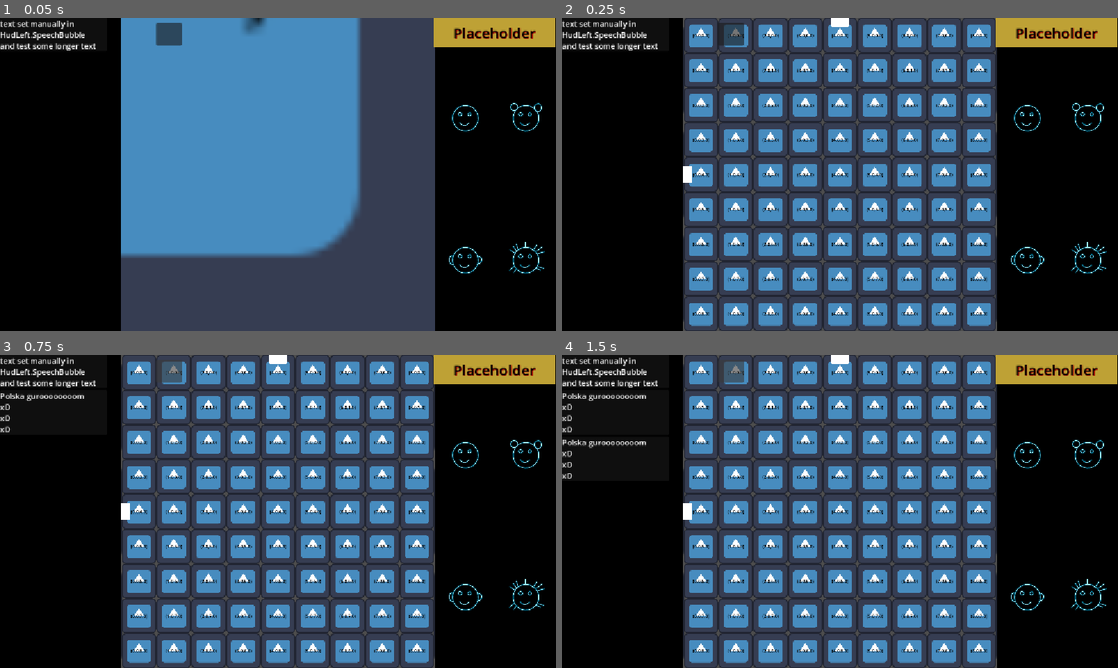
Above: before the commit, frames 1-4 (two rows, left to right).
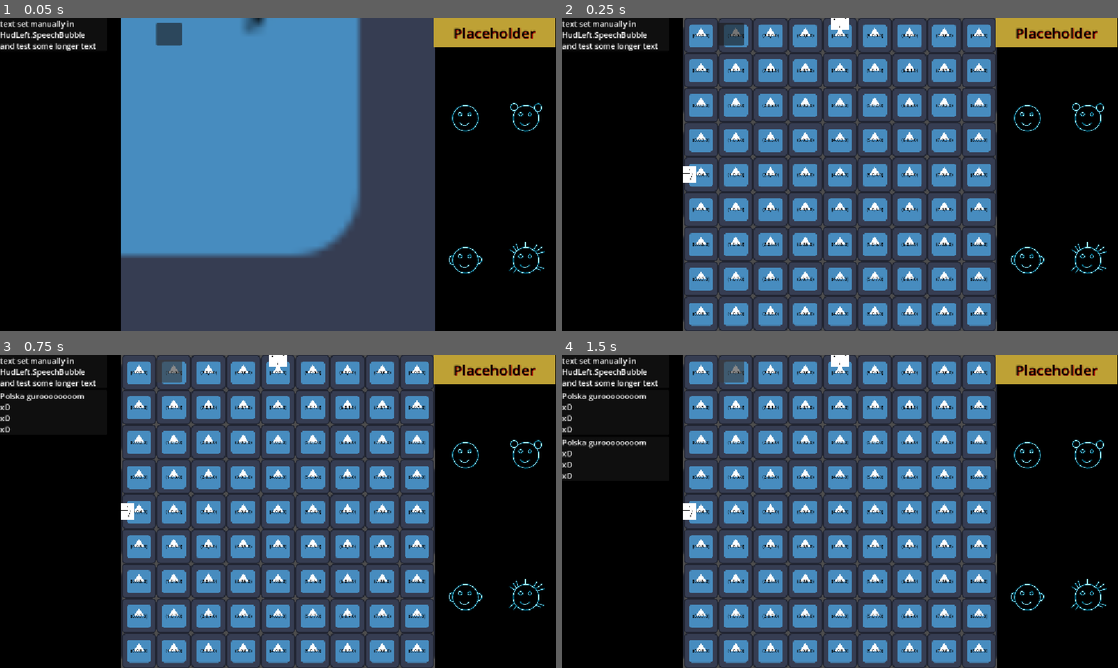
Above: after the commit, the same moments.

Repository: Wallted/ldjam-60
Game: Godot game, scene res://main.tscn
Two runs of this game, one before a commit and one after it. Both use one fixed random seed, a clock stepped at 60 frames per second and the inputs below. The engine's default icon, where the game draws it, is replaced by a stand-in: a white triangle on a blue panel in a dark square.
Inputs (mouse positions are in pixels of both pictures, inside the frame that each line leads up to):
- Up to frame 1 (0.05 s): no input
- Up to frame 2 (0.25 s): no input
- Up to frame 3 (0.75 s): click (166, 370) at 0.5 s
- Up to frame 4 (1.5 s): click (728, 370) at 1.25 s

Frame 1 is identical in both runs. In frame 2, less than 0.1% of the frame differs, in the area x 21-52%, y 0-53%; in frame 3, less than 0.1%; in frame 4, less than 0.1%.

Commit message:
feature: add door orientation, use is as tile property
Signed-off-by: Grzegorz Choinski <grzegorzchoinski97@gmail.com>

Diff:
--- a/game/door.gd
+++ b/game/door_resource.gd
@@ -6,4 +6,4 @@
 @export
 var side: Enums.Direction
 @export
-var face_inside: bool
+var orientation: Enums.Direction
--- a/game/game.tscn
+++ b/game/game.tscn
@@ -4,33 +4,37 @@
 [ext_resource type="Script" uid="uid://bc6tax3l3nwu8" path="res://game/game.gd" id="1_fc0e3"]
 [ext_resource type="Script" uid="uid://crrlec2d1bx6b" path="res://game/room_manager.gd" id="3_7jktm"]
 [ext_resource type="PackedScene" uid="uid://h802i5fumcjv" path="res://game/game_room.tscn" id="3_ryrav"]
-[ext_resource type="Script" uid="uid://5qdsl01hgnkk" path="res://game/door.gd" id="4_ryrav"]
+[ext_resource type="Script" uid="uid://5qdsl01hgnkk" path="res://game/door_resource.gd" id="4_ryrav"]
 
 [sub_resource type="Resource" id="Resource_bvpig"]
 script = ExtResource("4_ryrav")
-coord = Vector2(0, 1)
+coord = Vector2(0, 4)
 side = 3
+orientation = 2
 metadata/_custom_type_script = "uid://5qdsl01hgnkk"
 
 [sub_resource type="Resource" id="Resource_m75es"]
 script = ExtResource("4_ryrav")
+coord = Vector2(1, 0)
 metadata/_custom_type_script = "uid://5qdsl01hgnkk"
 
 [sub_resource type="Resource" id="Resource_fc0e3"]
 script = ExtResource("4_ryrav")
-coord = Vector2(2, 2)
+coord = Vector2(7, 8)
 side = 1
+orientation = 1
 metadata/_custom_type_script = "uid://5qdsl01hgnkk"
 
 [sub_resource type="Resource" id="Resource_fhkfd"]
 script = ExtResource("4_ryrav")
-coord = Vector2(1, 0)
+coord = Vector2(4, 0)
 metadata/_custom_type_script = "uid://5qdsl01hgnkk"
 
 [sub_resource type="Resource" id="Resource_7jktm"]
 script = ExtResource("4_ryrav")
-coord = Vector2(0, 1)
+coord = Vector2(0, 4)
 side = 3
+orientation = 2
 metadata/_custom_type_script = "uid://5qdsl01hgnkk"
 
 [node name="Game" type="Node2D" unique_id=1995553335]
--- a/game/game_room.gd
+++ b/game/game_room.gd
@@ -61,16 +61,12 @@
 		i+=1
 
 func _setup_doors() -> void:
-	var step = 3.0 # todo: magic number
-	for door in doors:
-		var _door_txt = Sprite2D.new()
-		_door_txt.modulate *= 10.0 # todo: remove
-		_door_txt.texture = load('res://icon.svg') # todo: remove
-		_door_txt.position -= room_size / 2.0
-		_door_txt.position += room_size / step * door.coord + room_size / (step * 2.0)
-		_door_txt.scale /= grid_size * 2.0
-		_door_txt.position += room_size / (step * 2.0) * Enums.get_direction(door.side)
-		add_child(_door_txt)
+	for _door in doors:
+		var _tile = get_tile(_door.coord)
+		_tile.enable_door(
+			Enums.get_direction(_door.side),
+			Enums.get_direction(_door.orientation),
+		)
 
 func get_size() -> Vector2:
 	return room_size * scale
--- a/game/game_room.tscn
+++ b/game/game_room.tscn
@@ -29,6 +29,8 @@
 material = SubResource("ShaderMaterial_hw3im")
 texture = SubResource("PlaceholderTexture2D_q1pj5")
 
+[node name="Door" type="Node2D" parent="." unique_id=1761462363]
+
 [connection signal="input_event" from="RoomArea" to="." method="_on_room_area_input_event"]
 [connection signal="mouse_entered" from="RoomArea" to="." method="_on_room_area_mouse_entered"]
 [connection signal="mouse_exited" from="RoomArea" to="." method="_on_room_area_mouse_exited"]
--- a/game/tile.gd
+++ b/game/tile.gd
@@ -2,8 +2,24 @@
 class_name Tile
 
 var coords: Vector2
-var covered: bool
-@onready var label: Label = $Label
+
+var _door_orientation: Vector2
+
+@onready
+var door: Sprite2D = $Door
+@onready
+var tile_sprite: Sprite2D = $TileSprite
+@onready
+var label: Label = $Label
 
 func _ready() -> void:
 	label.text = "(%s,%s)" % [coords.x, coords.y]
+
+func is_door() -> bool:
+	return _door_orientation != Vector2.ZERO
+
+func enable_door(_side: Vector2, _orientation: Vector2) -> void:
+	door.visible = true
+	_door_orientation = _orientation
+	door.rotate(PI/2.0 + _orientation.angle())
+	door.position = _side * tile_sprite.texture.get_size() / 2.5
--- a/game/tile.tscn
+++ b/game/tile.tscn
@@ -2,6 +2,7 @@
 
 [ext_resource type="Script" uid="uid://cv65d2wydb8pp" path="res://game/tile.gd" id="1_7cios"]
 [ext_resource type="Texture2D" uid="uid://rcf51jdb0ww7" path="res://icon.svg" id="1_ddu76"]
+[ext_resource type="Texture2D" uid="uid://gqkasd3rhpw2" path="res://img/door.png" id="3_ifppd"]
 
 [sub_resource type="RectangleShape2D" id="RectangleShape2D_jyb1k"]
 size = Vector2(128, 128)
@@ -29,3 +30,8 @@
 grow_horizontal = 2
 grow_vertical = 2
 size_flags_horizontal = 4
+
+[node name="Door" type="Sprite2D" parent="." unique_id=79730810]
+visible = false
+scale = Vector2(0.5, 0.5)
+texture = ExtResource("3_ifppd")
Renamed: game/door.gd.uid -> game/door_resource.gd.uid
Binary file added: img/door.png
Not shown, added: img/door.png.import
